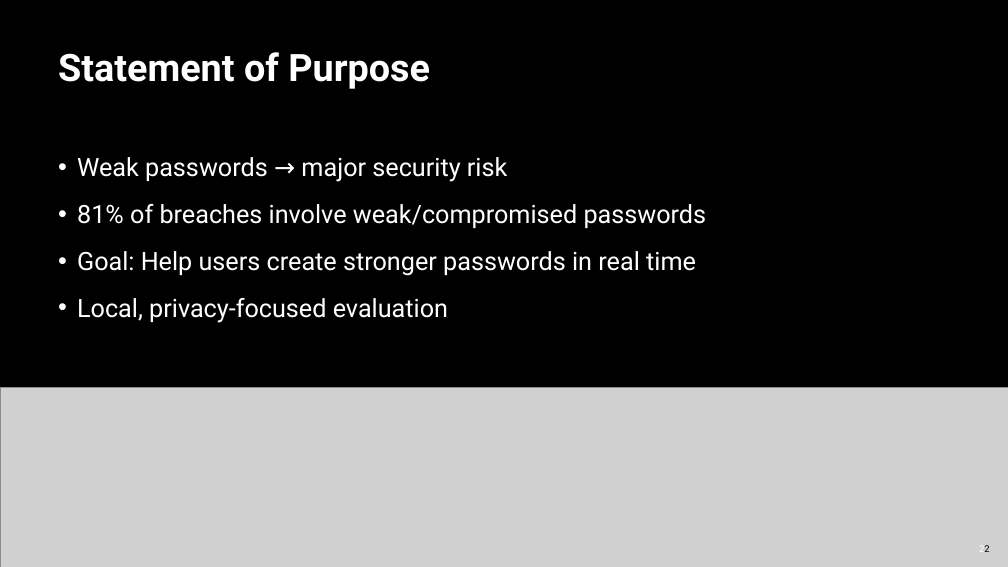
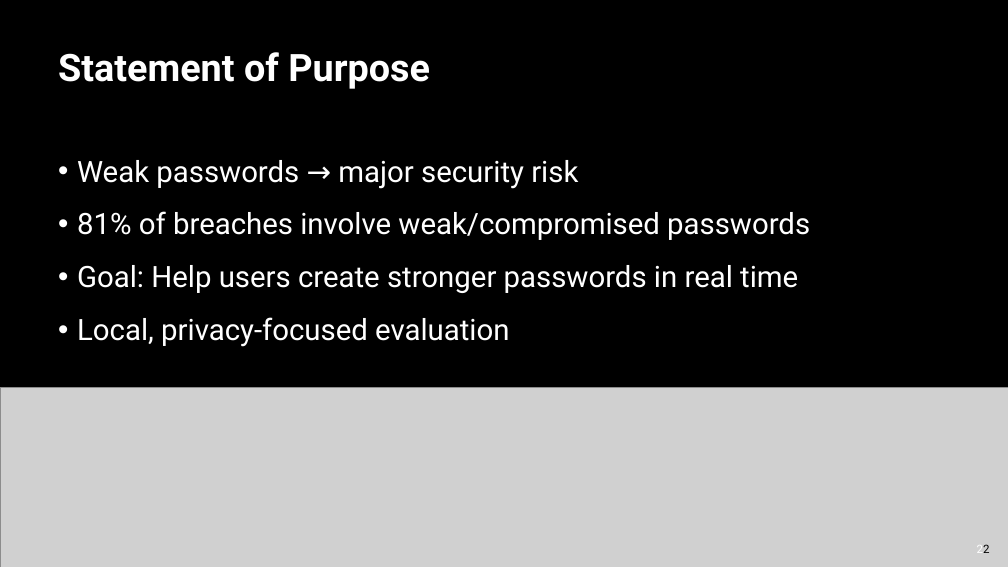
Before and after one commit to wbcarpenter/wbcarpenter.github.io, a slide deck: slide 2 of SecurePassPresentation.pptx. Drawn at 1008x567 pixels with LibreOffice and Linux fonts; fonts in the diff are those of the drawing; grey boxes stand for pictures. Boxes give left, top, right and bottom in pixels: in the first picture for what was removed or moved away, otherwise in the second. Text is boxed around its words. In the diff, an @@ line names an element or a change of style, - is before the commit and + after.

```diff
--- a/SecurePassPresentation.pptx
+++ b/SecurePassPresentation.pptx
@@ text "Weak passwords → major security ..." at (x1=77, y1=160, x2=810, y2=347): size 24 to 28 pt @@
@@ page number at (x1=977, y1=544, x2=990, y2=553): size 9 to 11 pt @@
```
Also in this commit, not shown: 2 other slides changed, 1 other file.
